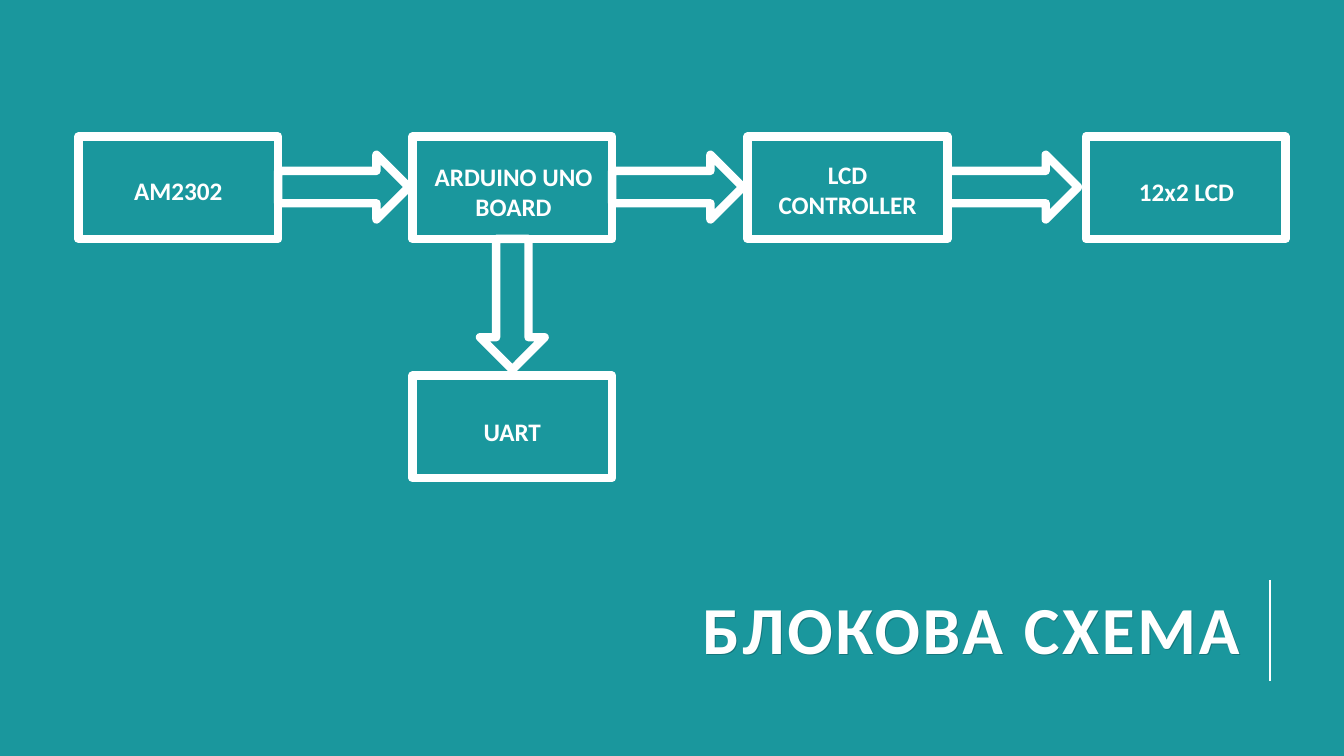
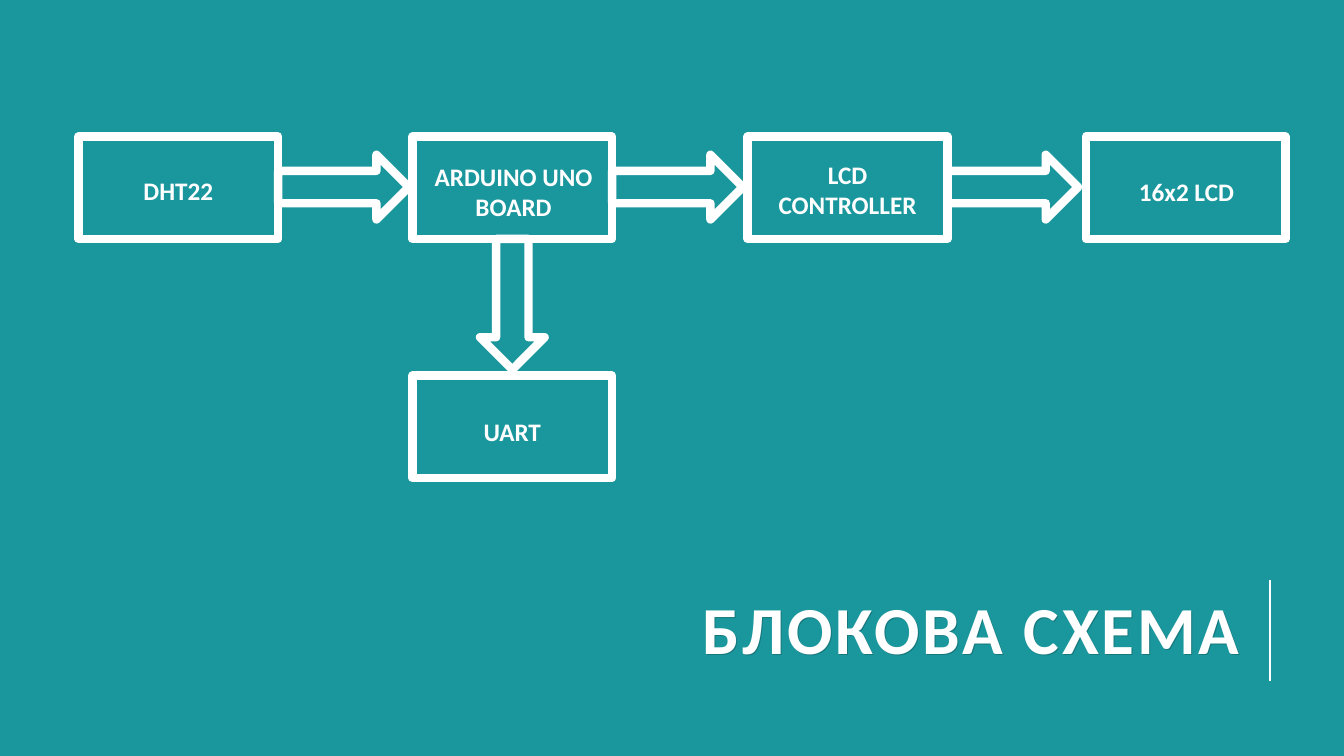
Before and after one commit to TeodoraDroseva/Module8Exam, a slide deck: slide 4 of Presentation.pptx. Drawn at 1344x756 pixels with LibreOffice and Linux fonts; fonts in the diff are those of the drawing. Boxes give left, top, right and bottom in pixels: in the first picture for what was removed or moved away, otherwise in the second. Text is boxed around its words. In the diff, an @@ line names an element or a change of style, - is before the commit and + after.

```diff
--- a/Presentation.pptx
+++ b/Presentation.pptx
@@ text at <box>143,183,213,200</box>: text changed @@
-AM2302
+DHT22
@@ text at <box>1139,183,1234,201</box>: text changed @@
-12x2 LCD
+16x2 LCD
```
Also in this commit, not shown: 1 other slide changed, 1 other file.
